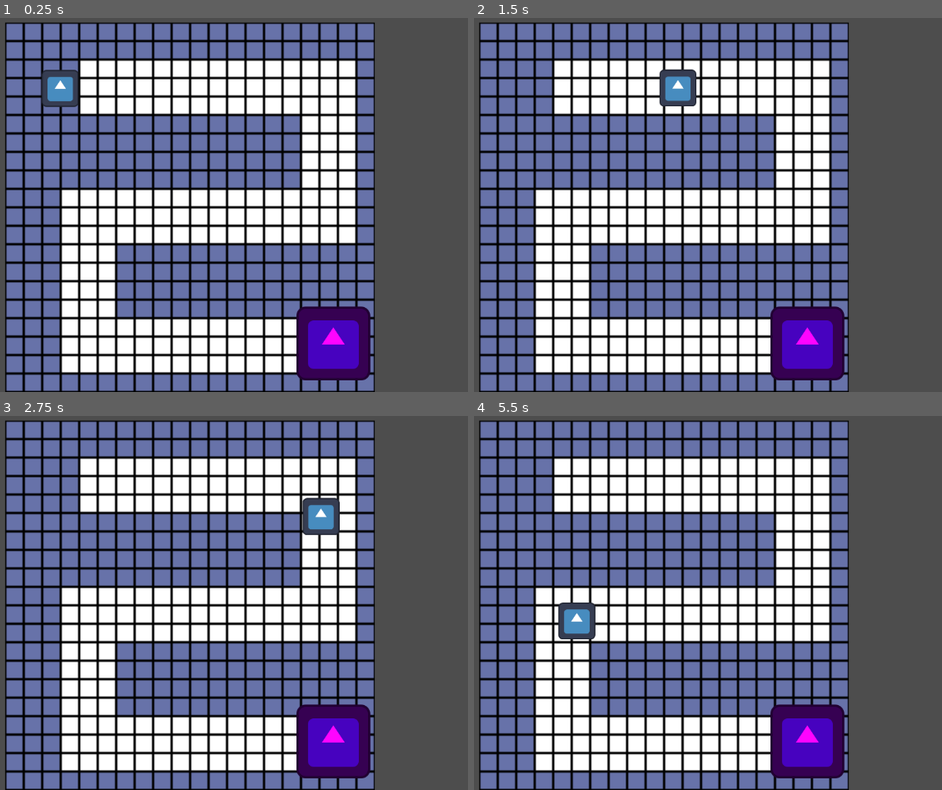
Above: before the commit, frames 1-4 (two rows, left to right).
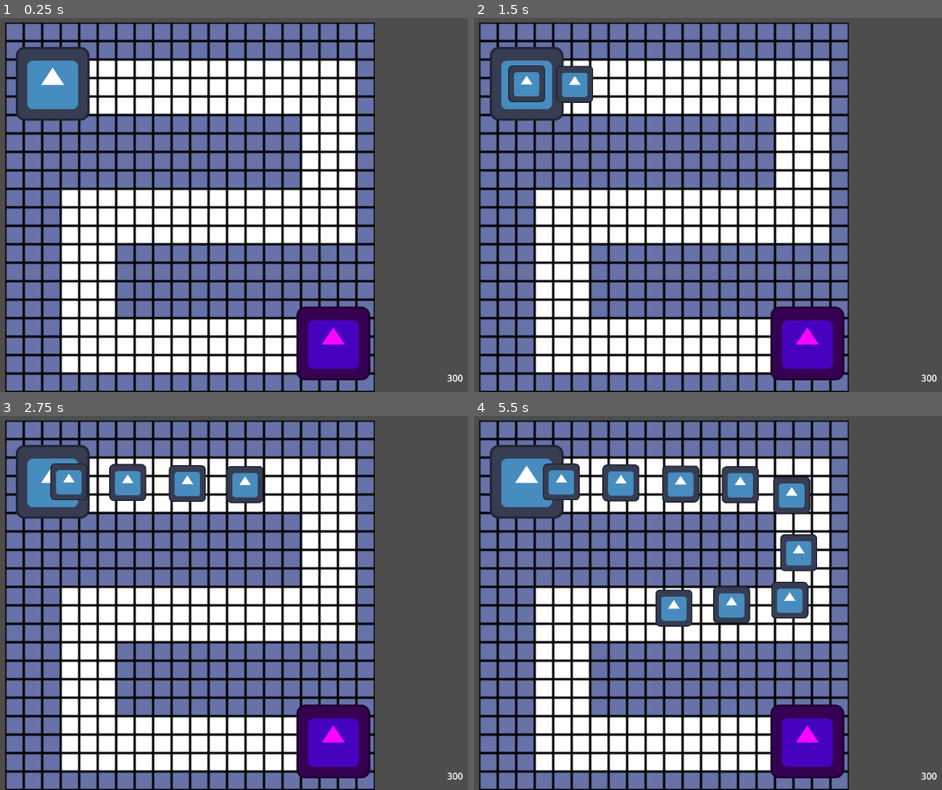
Above: after the commit, the same moments.

Repository: ItCanBeBlank/basictd
Game: Godot game, scene res://scenes/game.tscn
The game is run twice, just before and just after one commit, with the same random seed, the same clock (stepped at 60 frames per second) and the same inputs. The engine's default icon, where the game draws it, is replaced by a stand-in: a white triangle on a blue panel in a dark square.
Inputs (mouse positions are in pixels of both pictures, inside the frame that each line leads up to):
- Up to frame 1 (0.25 s): no input
- Up to frame 2 (1.5 s): move the mouse to (806, 186) at 0.52 s; move the mouse to (530, 223) at 1.27 s
- Up to frame 3 (2.75 s): move the mouse to (252, 520) at 2.02 s
- Up to frame 4 (5.5 s): move the mouse to (628, 677) at 2.77 s; move the mouse to (862, 659) at 3.52 s; move the mouse to (outside the picture) at 4.27 s; move the mouse to (693, 603) at 5.02 s

The runs differ from the first frame. In frame 1, 2.8% of the frame differs, in the area x 3-99%, y 7-98%; in frame 2, 4.4%; in frame 3, 6.1%; in frame 4, 10%.

Commit message:
Feature: Created global helper scripts, enemy spawn point, player health
Created 3 global helper scripts.
Created enemy spawn point with wave management.
Created player health that reflects the damage count of a monster when it touches the player base.

Diff:
--- /dev/null
+++ b/autoloads/enums.gd
@@ -0,0 +1,3 @@
+extends Node2D
+
+enum MonsterType {CLUMPS, MEATSACKS, ROACH, MIDBOSS}
--- /dev/null
+++ b/autoloads/globals.gd
@@ -0,0 +1,5 @@
+extends Node
+
+const CLUMP = preload("res://scenes/enemy/clump.tscn")
+
+var player_health = 300
--- /dev/null
+++ b/autoloads/wave_manager.gd
@@ -0,0 +1,8 @@
+extends Node2D
+var level_1 = [
+	[[Enums.MonsterType.CLUMPS, 10]],
+	[[Enums.MonsterType.CLUMPS, 20]],
+	[[Enums.MonsterType.CLUMPS, 30], [Enums.MonsterType.ROACH, 10]],
+	[[Enums.MonsterType.MEATSACKS, 5], [Enums.MonsterType.ROACH, 50]],
+	[[Enums.MonsterType.MIDBOSS, 1]]
+]
--- a/project.godot
+++ b/project.godot
@@ -14,6 +14,12 @@
 run/main_scene="res://scenes/game.tscn"
 config/features=PackedStringArray("4.3", "Forward Plus")
 config/icon="res://icon.svg"
+
+[autoload]
+
+WaveManager="*res://autoloads/wave_manager.gd"
+Enums="*res://autoloads/enums.gd"
+Globals="*res://autoloads/globals.gd"
 
 [input]
 
@@ -37,3 +43,8 @@
 "events": [Object(InputEventKey,"resource_local_to_scene":false,"resource_name":"","device":-1,"window_id":0,"alt_press …(192 unchanged characters)…
 ]
 }
+
+[layer_names]
+
+2d_physics/layer_1="playerBase"
+2d_physics/layer_2="enemy"
--- a/scenes/enemy/clump.gd
+++ b/scenes/enemy/clump.gd
@@ -3,6 +3,7 @@
 var speed: float = 100
 var accel = 10
 var target
+var damage = 5
 
 @onready var navigation_agent_2d: NavigationAgent2D = $NavigationAgent2D
 
--- a/scenes/enemy/clump.tscn
+++ b/scenes/enemy/clump.tscn
@@ -7,6 +7,8 @@
 size = Vector2(32, 32)
 
 [node name="Clump" type="CharacterBody2D"]
+collision_layer = 2
+collision_mask = 0
 script = ExtResource("1_hxgrd")
 
 [node name="Sprite2D" type="Sprite2D" parent="."]
--- /dev/null
+++ b/scenes/enemy_spawn_point/enemy_spawn_point.gd
@@ -0,0 +1,30 @@
+extends Node2D
+
+var level_1
+var current_wave = 0
+# Called when the node enters the scene tree for the first time.
+func _ready() -> void:
+	initialize_level()
+
+
+# Called every frame. 'delta' is the elapsed time since the previous frame.
+func _process(delta: float) -> void:
+	pass
+
+func spawn_wave():
+
+	var wave = level_1[current_wave]
+	for monster in wave:
+		var monster_count = monster[1]
+		match monster[0]:
+			Enums.MonsterType.CLUMPS:
+				for x in range(monster_count):
+					var clumps = Globals.CLUMP.instantiate()
+					add_child(clumps)
+					await get_tree().create_timer(0.5).timeout
+
+func _on_spawn_interval_timeout() -> void:
+	spawn_wave()
+
+func initialize_level():
+	level_1 = WaveManager.level_1
--- /dev/null
+++ b/scenes/enemy_spawn_point/enemy_spawn_point.tscn
@@ -0,0 +1,17 @@
+[gd_scene load_steps=3 format=3 uid="uid://cqfgi1daiypvy"]
+
+[ext_resource type="Texture2D" uid="uid://bh2ln1xuxp1wq" path="res://icon.svg" id="1_4fhgc"]
+[ext_resource type="Script" path="res://scenes/enemy_spawn_point/enemy_spawn_point.gd" id="1_k0hhp"]
+
+[node name="EnemySpawnPoint" type="Node2D"]
+script = ExtResource("1_k0hhp")
+
+[node name="Sprite2D" type="Sprite2D" parent="."]
+scale = Vector2(0.5, 0.5)
+texture = ExtResource("1_4fhgc")
+
+[node name="SpawnInterval" type="Timer" parent="."]
+one_shot = true
+autostart = true
+
+[connection signal="timeout" from="SpawnInterval" to="." method="_on_spawn_interval_timeout"]
--- a/scenes/game.tscn
+++ b/scenes/game.tscn
@@ -1,9 +1,10 @@
-[gd_scene load_steps=10 format=4 uid="uid://bm21x2ivffm5e"]
+[gd_scene load_steps=11 format=4 uid="uid://bm21x2ivffm5e"]
 
 [ext_resource type="Texture2D" uid="uid://ca4x7nvh1enhn" path="res://assets/tiles/normal_tile.png" id="1_gjcih"]
 [ext_resource type="Texture2D" uid="uid://bx1wsysjc72bo" path="res://assets/tiles/monster_path_tile.png" id="2_8vs84"]
-[ext_resource type="PackedScene" uid="uid://bhxa7xs75p05n" path="res://scenes/enemy/clump.tscn" id="3_wdjvx"]
 [ext_resource type="PackedScene" uid="uid://bgyjcqxgci527" path="res://scenes/player_base/player_base.tscn" id="4_6gjlv"]
+[ext_resource type="PackedScene" uid="uid://cqfgi1daiypvy" path="res://scenes/enemy_spawn_point/enemy_spawn_point.tscn" id="4_if4gw"]
+[ext_resource type="Script" path="res://scenes/health.gd" id="5_h2v5m"]
 
 [sub_resource type="TileSetAtlasSource" id="TileSetAtlasSource_tuae7"]
 texture = ExtResource("1_gjcih")
@@ -39,12 +40,22 @@
 [node name="NavigationRegion2D" type="NavigationRegion2D" parent="Level"]
 navigation_polygon = SubResource("NavigationPolygon_cmrhf")
 
-[node name="Clump" parent="." instance=ExtResource("3_wdjvx")]
-position = Vector2(32, 57)
-
 [node name="Camera2D" type="Camera2D" parent="."]
 position = Vector2(158, 158)
 zoom = Vector2(2, 2)
 
 [node name="PlayerBase" parent="." instance=ExtResource("4_6gjlv")]
 position = Vector2(284, 278)
+
+[node name="EnemySpawnPoint" parent="." instance=ExtResource("4_if4gw")]
+position = Vector2(41, 53)
+
+[node name="CanvasLayer" type="CanvasLayer" parent="."]
+
+[node name="Health" type="Label" parent="CanvasLayer"]
+offset_left = 1025.0
+offset_top = 612.0
+offset_right = 1131.0
+offset_bottom = 635.0
+text = "Heaven is red"
+script = ExtResource("5_h2v5m")
--- /dev/null
+++ b/scenes/health.gd
@@ -0,0 +1,14 @@
+extends Label
+
+
+# Called when the node enters the scene tree for the first time.
+func _ready() -> void:
+	pass # Replace with function body.
+
+
+# Called every frame. 'delta' is the elapsed time since the previous frame.
+func _process(delta: float) -> void:
+	update_health()
+
+func update_health():
+	text = str(Globals.player_health)
--- /dev/null
+++ b/scenes/player_base/player_base.gd
@@ -0,0 +1,17 @@
+extends Node2D
+
+
+# Called when the node enters the scene tree for the first time.
+func _ready() -> void:
+	pass # Replace with function body.
+
+
+# Called every frame. 'delta' is the elapsed time since the previous frame.
+func _process(delta: float) -> void:
+	pass
+
+
+func _on_area_2d_body_entered(body: Node2D) -> void:
+	var damage = body.damage
+	Globals.player_health = Globals.player_health - damage
+	body.queue_free()
--- a/scenes/player_base/player_base.tscn
+++ b/scenes/player_base/player_base.tscn
@@ -1,10 +1,24 @@
-[gd_scene load_steps=2 format=3 uid="uid://bgyjcqxgci527"]
+[gd_scene load_steps=4 format=3 uid="uid://bgyjcqxgci527"]
 
 [ext_resource type="Texture2D" uid="uid://bh2ln1xuxp1wq" path="res://icon.svg" id="1_8set6"]
+[ext_resource type="Script" path="res://scenes/player_base/player_base.gd" id="1_686u0"]
+
+[sub_resource type="RectangleShape2D" id="RectangleShape2D_hj0r5"]
+size = Vector2(56, 55)
 
 [node name="PlayerBase" type="Node2D"]
+script = ExtResource("1_686u0")
 
 [node name="Sprite2D" type="Sprite2D" parent="." groups=["base"]]
 modulate = Color(1, 0.0156863, 1, 1)
 scale = Vector2(0.5, 0.5)
 texture = ExtResource("1_8set6")
+
+[node name="Area2D" type="Area2D" parent="."]
+collision_mask = 2
+
+[node name="CollisionShape2D" type="CollisionShape2D" parent="Area2D"]
+position = Vector2(0, 0.5)
+shape = SubResource("RectangleShape2D_hj0r5")
+
+[connection signal="body_entered" from="Area2D" to="." method="_on_area_2d_body_entered"]
